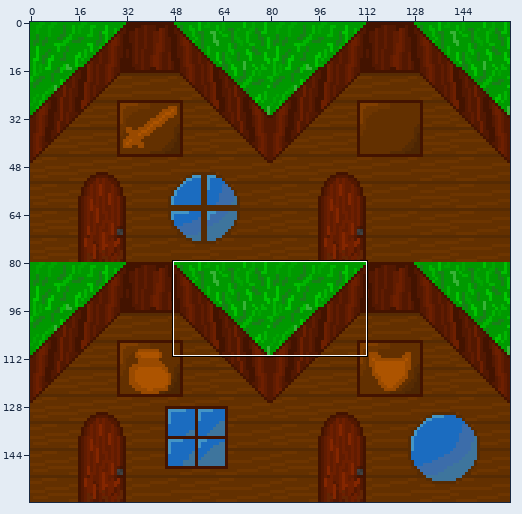
Two versions of one sprite sheet, Projects/TestProject/Textures/5X5ShopTemplate.png. The picture above shows the old version from afar; the outline marks the close-up.
Close-up. Before the edit:
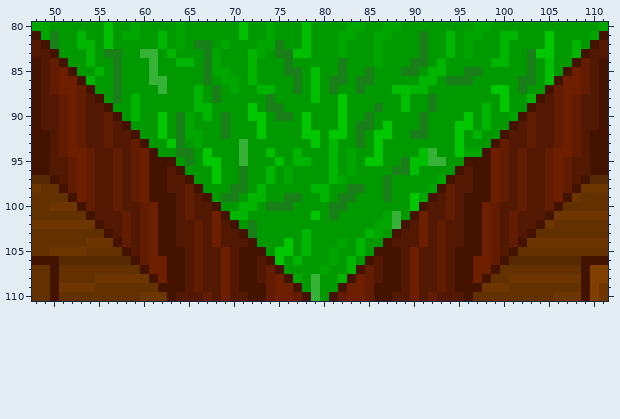
The file is 160x160 pixels. Colours within 5 levels of each other are drawn and written as one. Shown: x 48..111, y 80..110. The commit also changed other parts of the picture, which this record leaves out.
New version:
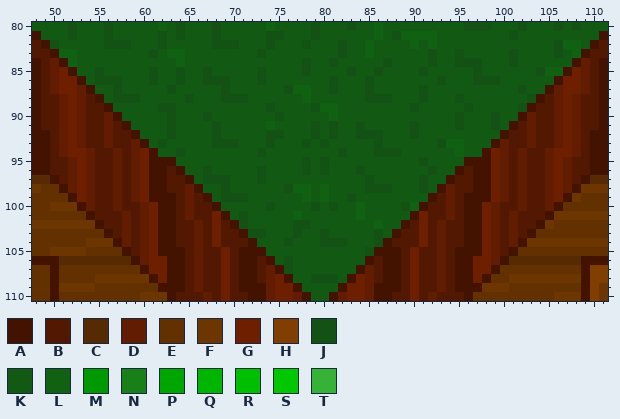
Palette (. is transparent): A #431300  B #531801  C #562b03  D #611c01  E #633000  F #6d3500  G #6e1f00  H #803e00  J #135214  K #125913  L #116113  M #009900  N #198019  P #00a600  Q #00b500  R #00bf00  S #00c700  T #36b336
Diff:
Changed rows in their new state; - is an unchanged pixel.
first column x 48:
 80 KKKKJKKKJKKKKKLKJKKKJKKKKKLKKKKJKKKJKKLKKKKKKKKKJJJKKKJKKKJKJKKK
 81 -KKKJKKKJKKKKKJKJKKKJKKKKKJJKKKJKKKKKKLKJLLLLKKKKKKKKJKKKKKKKKK-
 82 --JKKKKKJJJKKKJKKKKKJJJKKKJKKKJKKKJKKLKKKKLKLKKKKKKKKKKKKKJLLK--
 83 ---LLKKKKKKKKJKLLKKKKKKKKJKKKKKKKKJKKLKKKKKKJKKJKKKKKJKKKKJKL---
 84 ----LKKKKKKKKKKKLKKKKKKKKKKKKKJKKJKKKKKJKKKKJKKJJJKKKJKKKKKK----
 85 -----KKJKKKKKJKKJKKJKKKKKJKKKKJKKKKJKKJKKKKJKKKKKJKKKKKKJLL-----
 86 ------KJJJKKKJKKJKKJJJKKKJKKKKKKKJKKKJKKKKKKKJKKKJJJKKKKKK------
 87 -------KKJKKKKKJKKKKKJKKKKKKJLLKKJKKKJKKKKKJKKKKKKKKKKJKK-------
 88 --------KJJJKKKKKJKKKJJJKKKKKKLKKKKKKJJJKKKJKKKJKKKKKKKJ--------
 89 ---------KKKKKJJKKKKKKKKKKJKKKKJLLKKKKKKKKJKKKKKJKKKKKJ---------
 90 ----------KKKKKJKKKJKKKKKKKJKKKKKLKKKKKKKKKKKKKJKKKJKK----------
 91 -----------KKKKJKKKKJKKKKKLKKKKJKJKKJKKKKKJKKKKJKKKJK-----------
 92 ------------KKKJKKKKJKKKKKJJKKKJKJKKJJJKKKJKKKKKKKKK------------
 93 -------------KJKKKKKJJJKKKJKKKJKJKKKKKJKKKKKKJLLKKK-------------
 94 --------------KKJKKKKKKKKJKKKKKKKKJKKKJJJKKKKKKLKK--------------
 95 ----------------KKKKKKKKKKKKKKJKJKKKKKKKKKKJKKKK----------------
 96 -----------------KKJKKKKKJKKKKJKJKKKJKKKKKKKJKK-----------------
 97 ------------------KJJJKKKJKKKKKKKKKKKJKKKKKJKK------------------
 98 -------------------KKJKKKKKKJLLKLKKKKJJJKKKJK-------------------
 99 --------------------KJJJKKKKKKLKLKKJKKKKKKKK--------------------
100 ---------------------KKKKKJKKKKJKJKKLKKKKJL---------------------
101 ----------------------KJKKKKKLKKKKKKLKKKKK----------------------
102 -----------------------JKKKKKJJKKKKKKKLKK-----------------------
103 ------------------------JJKKKJKKJKKKKKJK------------------------
104 -------------------------KKKJKKKJJJKKKJ-------------------------
105 --------------------------KKKKKKKKKKKJ--------------------------
106 ---------------------------KJKKKKKKKK---------------------------
107 ----------------------------JKKKKKKK----------------------------
108 -----------------------------KKJJJK-----------------------------
109 ------------------------------KKKK------------------------------
110 -------------------------------KK-------------------------------
